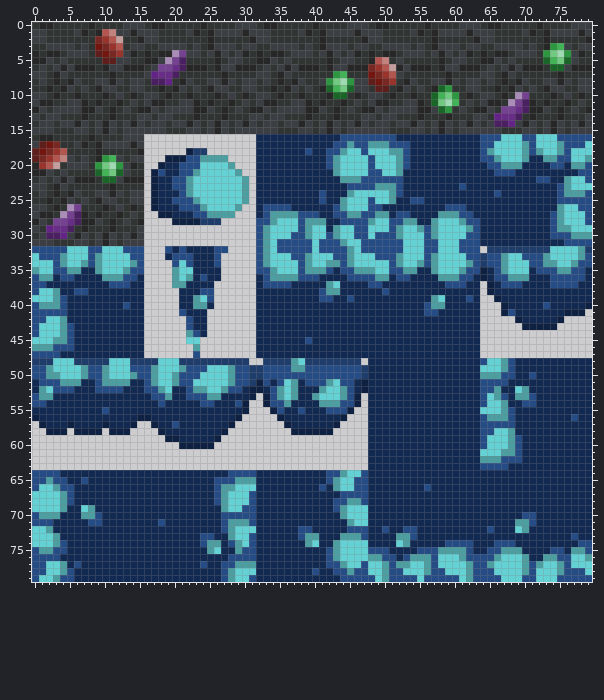
One commit to this sprite sheet: Assets/tilemap/cave/block.png. The picture above was drawn from the file before the commit.
The file is 80x80 pixels.
The result:
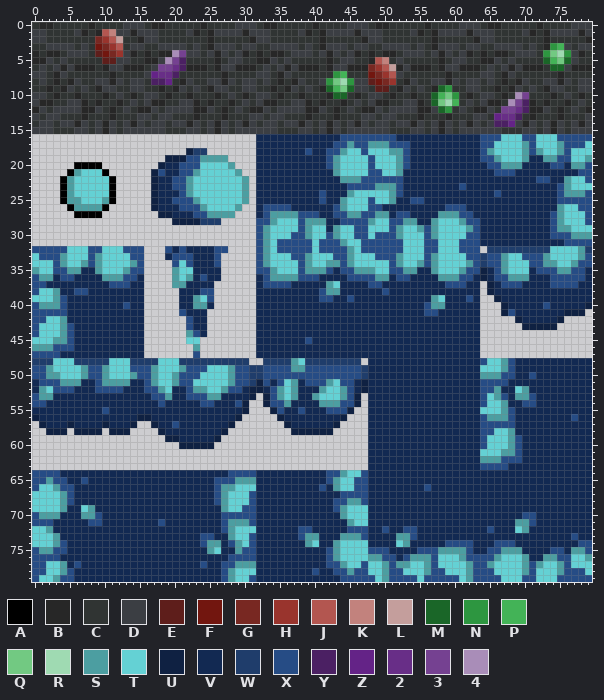
Palette (. is transparent): A #000000  B #272727  C #303433  D #3b3e43  E #5e1e1b  F #72160f  G #782822  H #99342d  J #b35650  K #c2827d  L #c49e9c  M #1a6628  N #2d9640  P #43b357  Q #72c982  R #9fdab2  S #4c9ea1  T #64d1d4  U #0f2142  V #122952  W #1f3d6b  X #264c85  Y #4b2063  Z #642387  2 #682e87  3 #754191  4 #a98db8
Diff:
{"y":16,"x":0,"old":"CBBCCCCCBCCCCDDD","new":"................"}
{"y":17,"x":0,"old":"DEFGCCDBCBDDDDBD","new":"................"}
{"y":18,"x":0,"old":"EFGHJCCCCBCCCCCB","new":"................"}
{"y":19,"x":0,"old":"EGHJKDCDCBNPDCDD","new":"................"}
{"y":20,"x":0,"old":"BHJLCDDDCNQRNDBC","new":"......AAAA......"}
{"y":21,"x":0,"old":"BBDCDCCCCMPQMDCC","new":".....ASTTTA....."}
{"y":22,"x":0,"old":"CDCDBDBBBCMMDBBB","new":"....ASTTTTTA...."}
{"y":23,"x":0,"old":"DDCBDCCCCCCBCCCC","new":"....ASTTTTTA...."}
{"y":24,"x":0,"old":"CDCBCBDCCDDBDCDD","new":"....ASTTTTTA...."}
{"y":25,"x":0,"old":"CCBCBDCDCBDDCCDD","new":"....ASSTTTSA...."}
{"y":26,"x":0,"old":"DDCBC43CCCBCDCBC","new":".....ASSSSA....."}
{"y":27,"x":0,"old":"DBBC43YBCBCCBCDC","new":"......AAAA......"}
{"y":28,"x":0,"old":"BDC332YBBDCBCDCB","new":"................"}
{"y":29,"x":0,"old":"DCZ22YCBCCCBCCCD","new":"................"}
{"y":30,"x":0,"old":"CDYYZDBDCDBDCDBD","new":"................"}
{"y":31,"x":0,"old":"DDDCCCDDCDBDCDDD","new":"................"}
{"label":"changed","picture_box":[32,134,144,246]}
